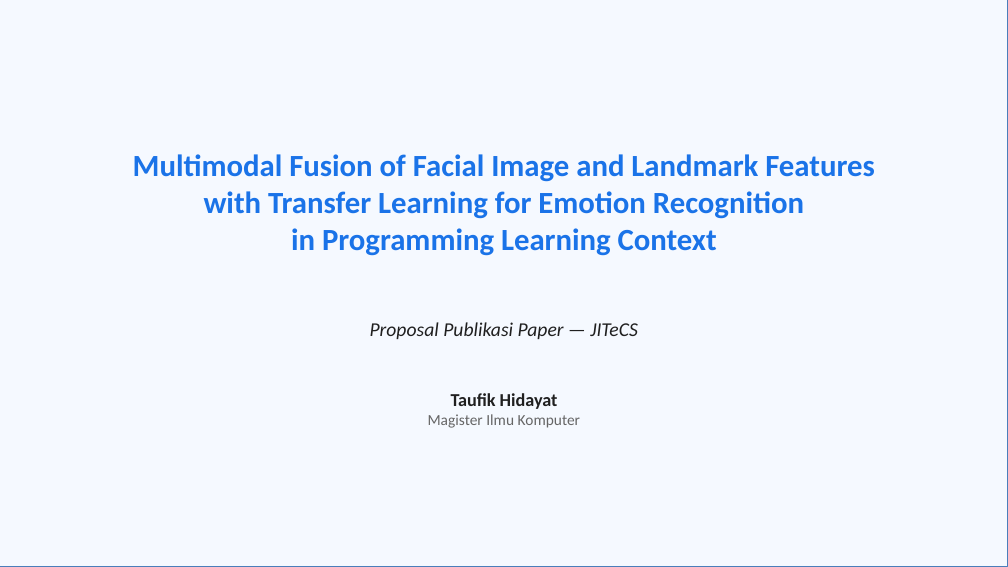
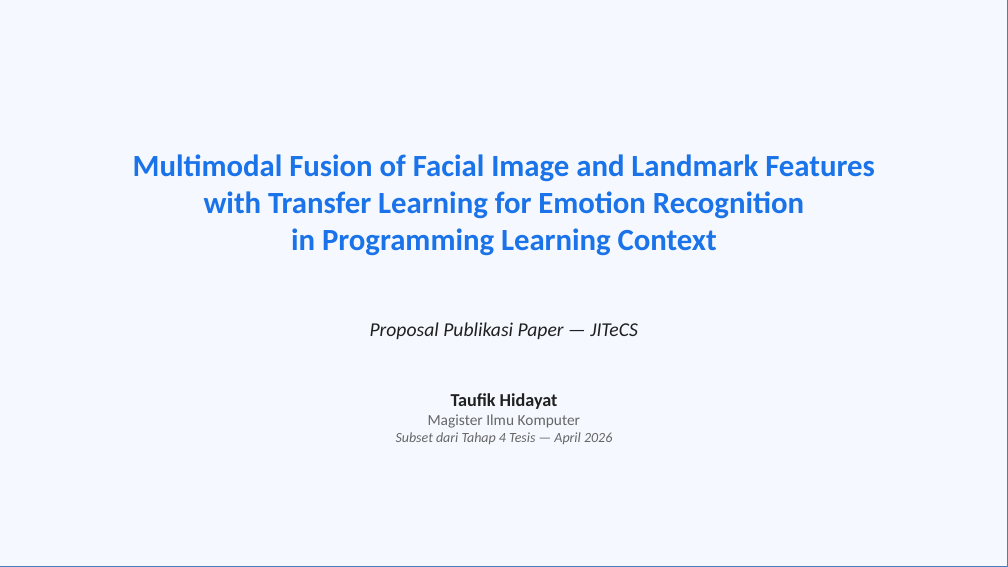
Before and after one commit to taufikhdyt01/MultimodalEmoLearn, a slide deck: slide 1 of docs/PPT JITeCS.pptx. Drawn at 1008x567 pixels with LibreOffice and Linux fonts; fonts in the diff are those of the drawing. Boxes give left, top, right and bottom in pixels: in the first picture for what was removed or moved away, otherwise in the second. Text is boxed around its words. In the diff, an @@ line names an element or a change of style, - is before the commit and + after.

```diff
--- a/docs/PPT JITeCS.pptx
+++ b/docs/PPT JITeCS.pptx
@@ text "Taufik Hidayat": place and size @@
-text "Taufik Hidayat" at [428,393,580,428]
+text "Taufik Hidayat" at [396,393,612,444]
@@ text at [396,432,612,444]: paragraph added @@
+Subset dari Tahap 4 Tesis — April 2026
```
Also in this commit, not shown: 8 other slides changed, 11 other files.
